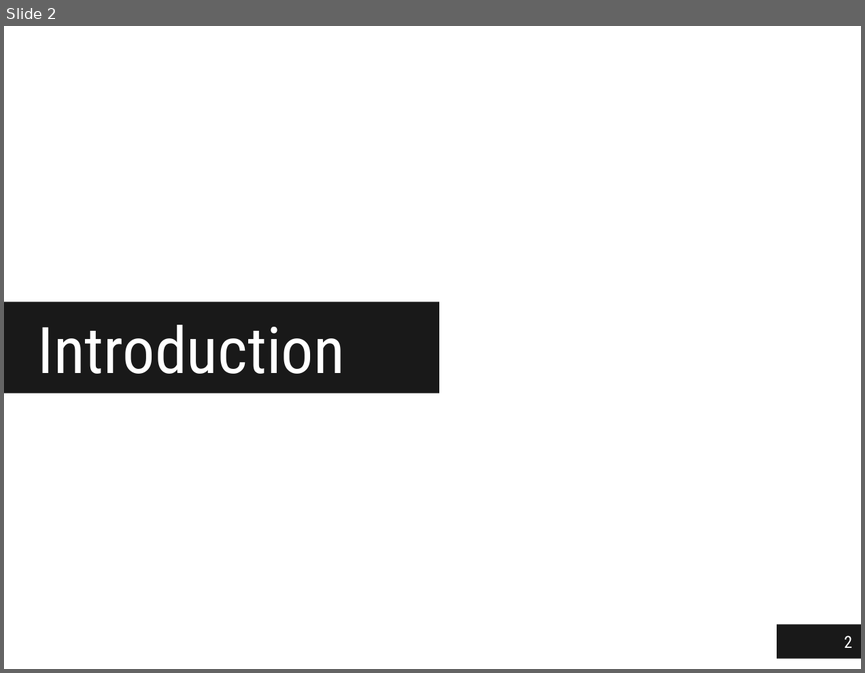
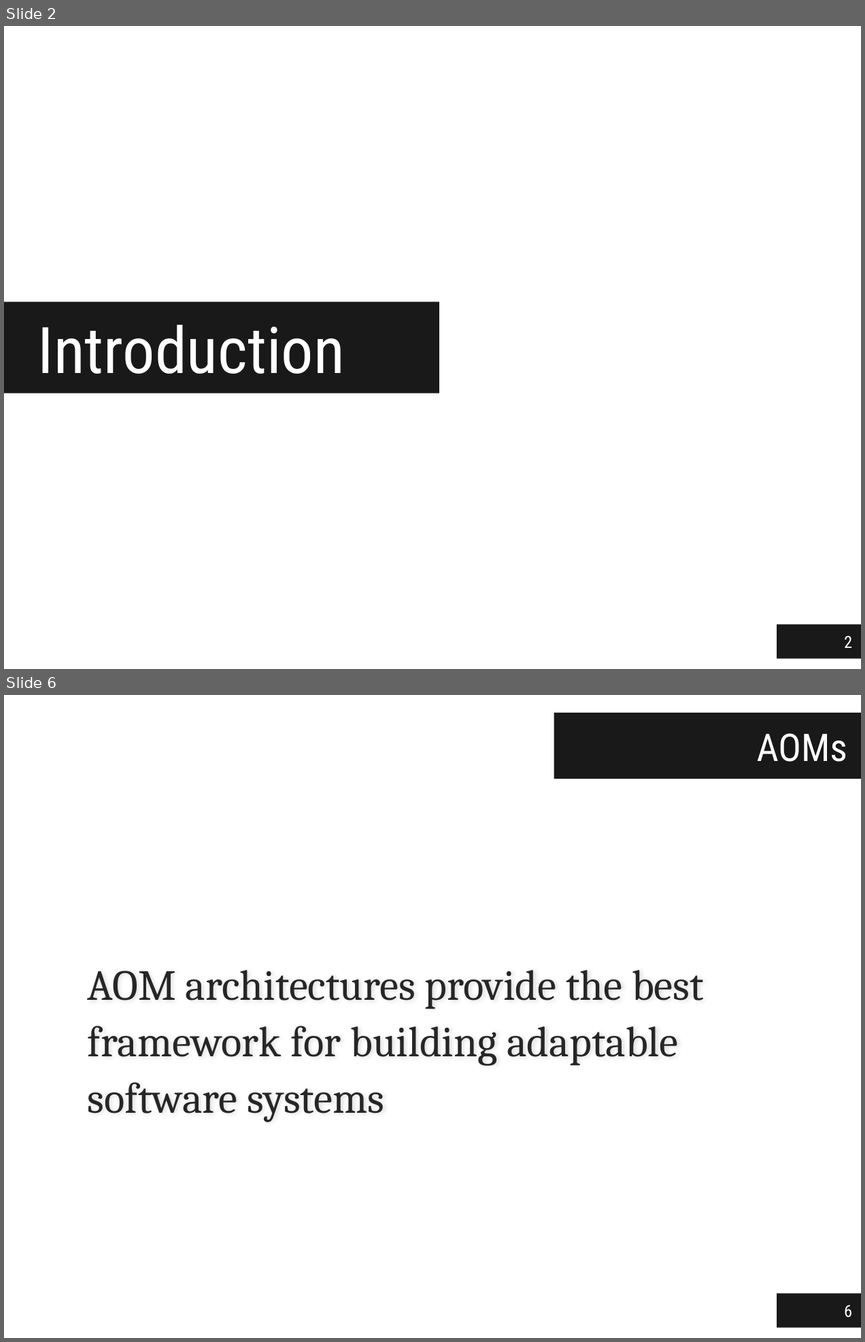
Before and after one commit to jgradim/thesis, a slide deck: presentations/thesis.pptx. Shown one above the other, each under a label of ours: slide 2 before the commit, slides 2 and 6 after it; the slides between them are not shown. The pictures are 865x673 and 865x1342 pixels, drawn with LibreOffice and Linux fonts; fonts in the diff are those of the drawing. Boxes give left, top, right and bottom in pixels: in the first picture for what was removed or moved away, otherwise in the second. Text is boxed around its words. In the diff, an @@ line names an element or a change of style, - is before the commit and + after.

```diff
--- a/presentations/thesis.pptx
+++ b/presentations/thesis.pptx
@@ slide 6 added at [4,695,861,1338], background #FFFFFF @@
@@ title added at [554,713,861,779], fill #000000 at 90% opacity, 32 pt, text #FFFFFF @@
+AOMs
@@ text added at [88,970,704,1122], 36 pt, text #262626 @@
+AOM architectures provide the best framework for building adaptable software systems
@@ page number added at [777,1293,861,1327], fill #000000 at 90% opacity, 14 pt, text #FFFFFF @@
+6
```
Also in this commit, not shown: 1 slide changed, 8 other slides added, 3 other files.
